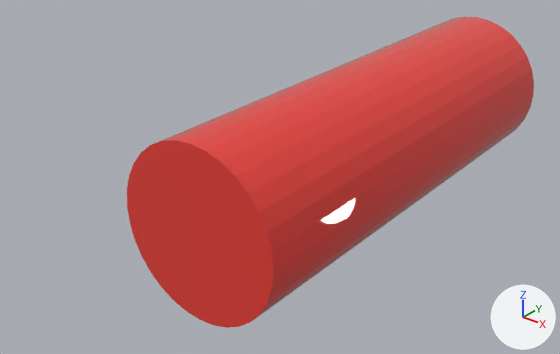
The OBJ model src/controller/ddooby_controller/assets/manufacturing_world/models/kachup/meshes/kachup.obj as it was, and as the next commit left it.
Rendered twice from a camera (50 mm lens) standing at (0.1203, -0.1918, 0.0969) and looking at (-0.0076, -0.032, -0.0022). The axes (+X, +Y, +Z) are drawn at lower right. The lights are the same throughout. The picture after the commit comes second. Where no turn or scale is listed for an object, it has been applied to the vertices.

Objects in the first picture: 'kachup'.
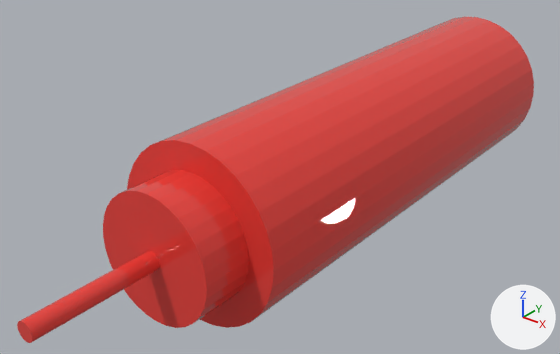
What the commit changed:
Mesh me_kachup_nozzle is new.
It has 64 vertices, 124 faces and spans x -0.0025..0.0025, y -0.1241..-0.0891, z -0.0025..0.0025.
It uses material mat_default_material (red #ea3f38).
Mesh me_kachup_cap is new.
It is a 32-sided cylinder along y spanning x -0.0175..0.0175, y -0.0893..-0.0743, z -0.0175..0.0175.
It uses material mat_default_material (red #ea3f38).
Object 'kachup_nozzle' (ob_kachup_nozzle) is new; it shows me_kachup_nozzle.
Its location is (0.0, 0.0, 0.0).
Object 'kachup_cap' (ob_kachup_cap) is new; it shows me_kachup_cap.
Its location is (0.0, 0.0, 0.0).

Location of each change, (x1, y1, x2, y2) in pixels of the pictures (560 x 354 px):
'kachup_cap', added (red)
    after: (103, 170, 249, 328)
'kachup_nozzle', added (red)
    after: (17, 251, 160, 343)
